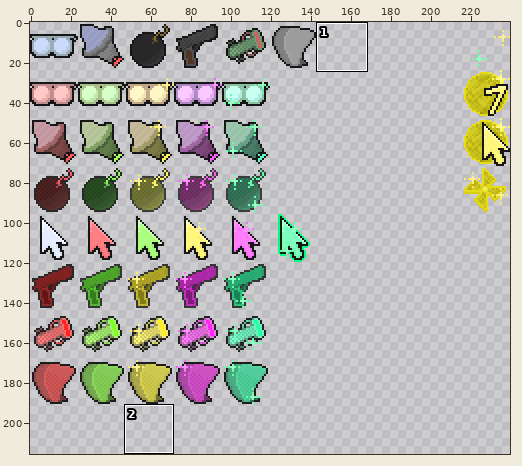
A sprite sheet gets an edit: SMS_upgSheet.png. The first picture is a wide view before the edit; the outline marks the close-up.
Close-up. Before the edit:
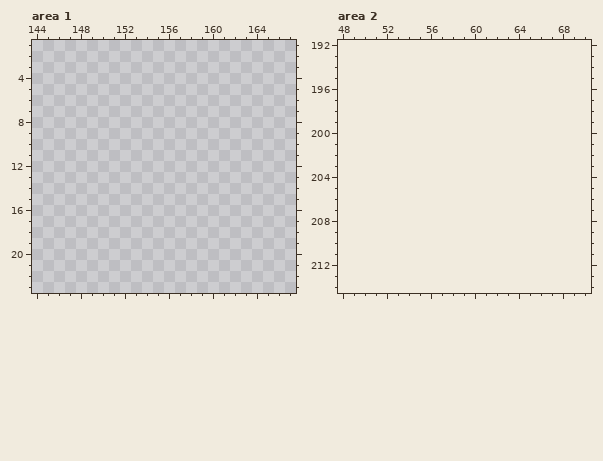
The file is 480x384 pixels, drawn in blocks of 2x2; one block is one cell here. Colours within 5 levels of each other are drawn and written as one. Shown: area 1: x 144..167, y 1..23; area 2: x 48..70, y 192..214. The old version is drawn lined up with the new one, on the new canvas. The commit also changed other parts of the picture, which this record leaves out.
And afterwards:
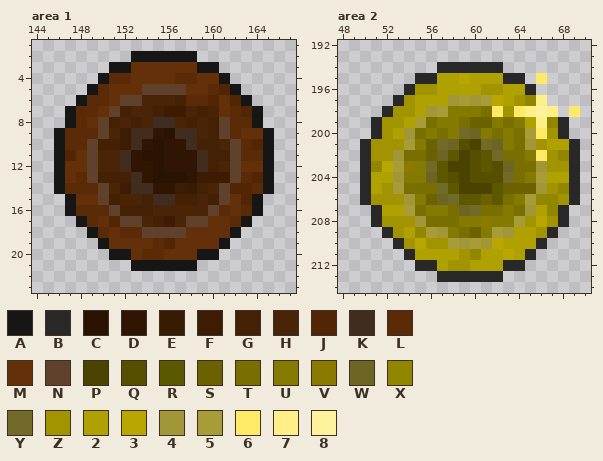
Palette (. is transparent): A #161616  B #282828  C #2a1301  D #301602  E #371b03  F #3d1c03  G #442005  H #4a2406  J #522605  K #412d1f  L #5b2b07  M #633009  N #5f412c  P #4a4300  Q #564f00  R #5c5800  S #6c6100  T #796e00  U #847a00  V #8a7a00  W #6c6523  X #928500  Y #726a28  Z #a19400  2 #afa200  3 #b9a600  4 #a19739  5 #a89c39  6 #ffea67  7 #ffef89  8 #fff29f
The exact change:
canvas 240x192 -> 240x216
--- area 1
@@ x 144..167 @@
  1 ........................
- 2 ........................
- 3 ........................
- 4 ........................
- 5 ........................
- 6 ........................
- 7 ........................
- 8 ........................
- 9 ........................
-10 ........................
-11 ........................
-12 ........................
-13 ........................
-14 ........................
-15 ........................
-16 ........................
-17 ........................
-18 ........................
-19 ........................
-20 ........................
-21 ........................
+ 2 .........AAAAAA.........
+ 3 .......AAMMMMMMAA.......
+ 4 ......ALLMMMMLLMMA......
+ 5 .....ALMMMNNNNMMLJA.....
+ 6 ....ALLMNNHHHGLLJMJA....
+ 7 ...ALLMNGHHGFFHGHMLJA...
+ 8 ...ALMNGHGHKKHGHGNLLA...
+ 9 ..ALLLNHFKKDCKKHGNLMMA..
+10 ..ALLNGGFKDCDDKGGHNLJA..
+11 ..AJMNHHKDCCDDDKGGNLLA..
+12 ..AMMNHHKDDCDDDKGHNMMA..
+13 ..AMLNGGGKDCCCDFFFNLJA..
+14 ..ALLLNHFKKDDFEGHNJJLA..
+15 ...AMMNGHHGKKGGHGNMJA...
+16 ...ALLLNGGGHHHHHNLMLA...
+17 ....ALMJNNHGFHNNMMLA....
+18 .....ALMLLNNNNMMMMA.....
+19 ......AMMMMLJMMMMA......
+20 .......AAMLLMMMAA.......
+21 .........AAAAAA.........
 22 ........................
--- area 2
@@ x 48..70 @@
 193 .......................
-194 .......................
-195 .......................
-196 .......................
-197 .......................
-198 .......................
-199 .......................
-200 .......................
-201 .......................
-202 .......................
-203 .......................
-204 .......................
-205 .......................
-206 .......................
-207 .......................
-208 .......................
-209 .......................
-210 .......................
-211 .......................
-212 .......................
-213 .......................
+194 .........BBBBBB........
+195 .......BB223222BB.6....
+196 ......BZZ2222ZZ22B.....
+197 .....BZ222454532ZX7....
+198 ....BZZ245UUUT6Z6787.6.
+199 ...BZZ25TUUTSSUTU27XB..
+200 ...BZ24TUTUYWUTUT56ZB..
+201 ..BZZZ5USYWQPYWUT4Z22B.
+202 ..BZZ4TTSWRPQRYTTU6ZXB.
+203 ..BX35VUYRPPQRQWTT4ZZB.
+204 ..B224UUWRQPQQQYTU522B.
+205 ..B2Z5TTTYRPPPRSSS4ZXB.
+206 ..BZZZ4USWYRRSRTU5XXZB.
+207 ...B225TUUTWYTTUT42XB..
+208 ...BZZZ4TTTUUVUU5Z3ZB..
+209 ....BZ2X54UTSU5422ZB...
+210 .....BZ3ZZ54543222B....
+211 ......B2222ZX2232B.....
+212 .......BB2ZZ222BB......
+213 .........BBBBBB........
 214 .......................
Boxes around the changes in both close-ups, in picture pixels (x1, y1, x2, y2):
added: (54, 51, 274, 271)
added: (360, 62, 580, 282)
